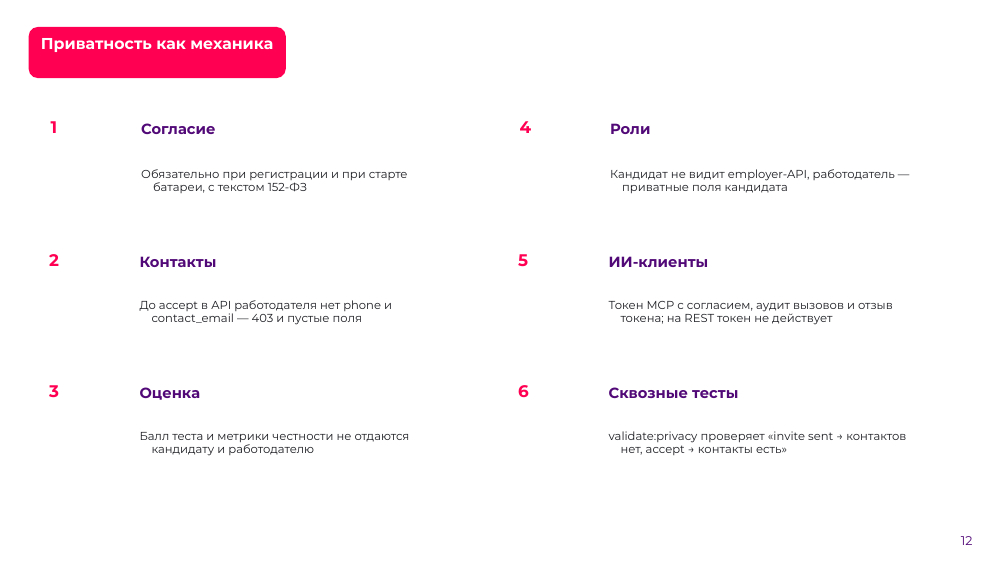
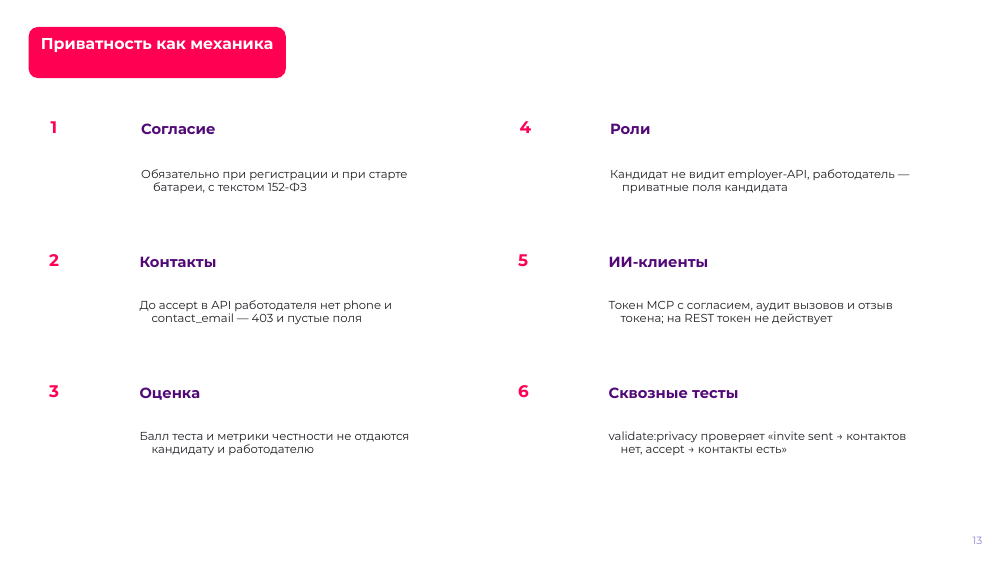
Before and after one commit to BaskovKonstantin/handcheck, a slide deck: slide 13 of app/public/downloads/HandCheck-FSP-2026-presentation.pptx (slide 12 before the commit). Drawn at 1008x567 pixels with LibreOffice and Linux fonts; fonts in the diff are those of the drawing; background and template pictures are left out. Boxes give left, top, right and bottom in pixels: in the first picture for what was removed or moved away, otherwise in the second. Text is boxed around its words. In the diff, an @@ line names an element or a change of style, - is before the commit and + after.

```diff
--- a/app/public/downloads/HandCheck-FSP-2026-presentation.pptx
+++ b/app/public/downloads/HandCheck-FSP-2026-presentation.pptx
@@ text at [973,536,983,544]: text changed; size 12 to 10 pt; text colour #520977 to #8A83D1 @@
-12
+13
```
Also in this commit, not shown: 15 other slides changed, 2 slides added, 22 other files.
